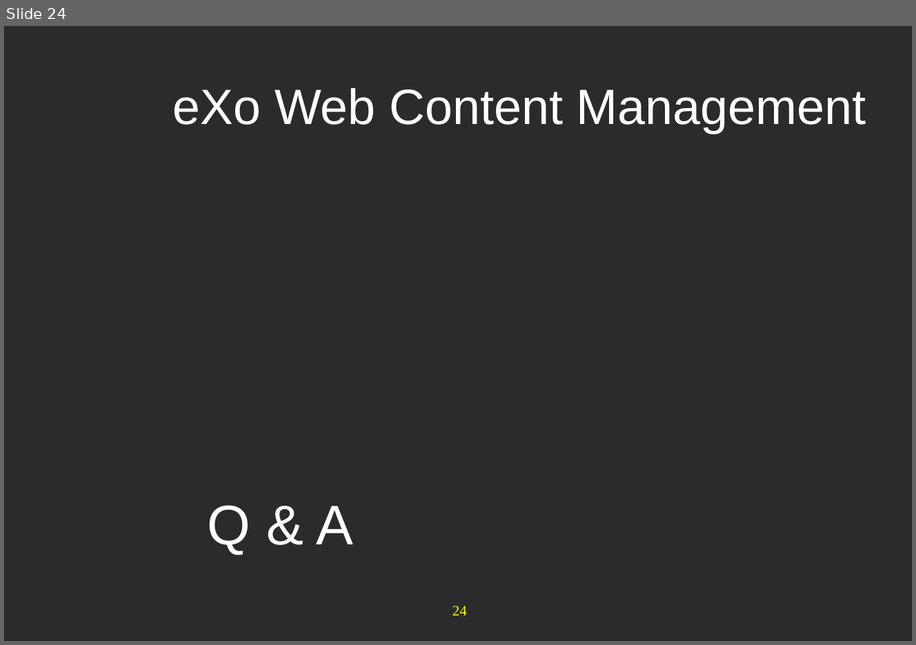
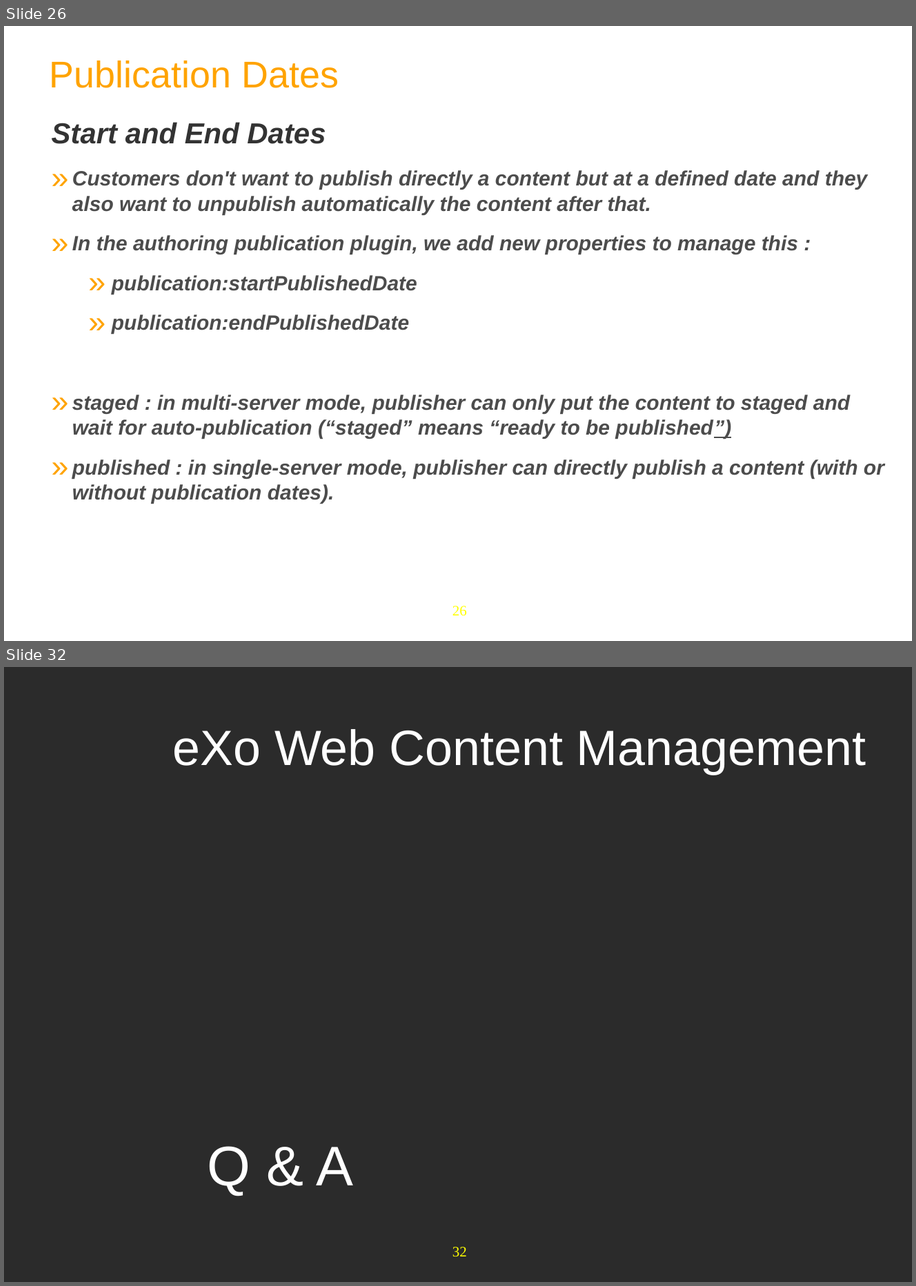
Before and after one commit to anhvurz90/training, a slide deck: exo-developer/280-wcm-customization/slides/280-WCM-XDev-en.ppt. Shown one above the other, each under a label of ours: slide 24 before the commit, slides 26 and 32 after it; the slides between them are not shown. The pictures are 916x645 and 916x1286 pixels, drawn with LibreOffice and Linux fonts; fonts in the diff are those of the drawing; background and template pictures are left out; a plain dark background stands for a picture behind light text. Boxes give left, top, right and bottom in pixels: in the first picture for what was removed or moved away, otherwise in the second. Text is boxed around its words. In the diff, an @@ line names an element or a change of style, - is before the commit and + after.

```diff
--- a/exo-developer/280-wcm-customization/slides/280-WCM-XDev-en.ppt
+++ b/exo-developer/280-wcm-customization/slides/280-WCM-XDev-en.ppt
@@ slide 26 added at box(4, 26, 912, 641), background #FFFFFF; not listed: 1 template element that a slide beside it also shows @@
@@ text added at box(50, 60, 339, 88), 36 pt, text #FFA300 @@
+Publication Dates
@@ text added at box(52, 122, 884, 503), 20 pt, text #4C4C4C, bold, italic @@
+Start and End Dates
+» Customers don't want to publish directly a content but at a defined date and they also want to unpublish automatically the content after that.
+» In the authoring publication plugin, we add new properties to manage this :
+  » publication:startPublishedDate
+  » publication:endPublishedDate
+» staged : in multi-server mode, publisher can only put the content to staged and wait for auto-publication (“staged” means “ready to be published”)
+» published : in single-server mode, publisher can directly publish a content (with or without publication dates).
@@ what was slide 24 is now slide 32 @@
@@ page number at box(452, 1247, 467, 1256): text changed @@
-24
+32
```
Also in this commit, not shown: 11 slides changed, 14 other slides added, 7 slides removed, 5 other files.
